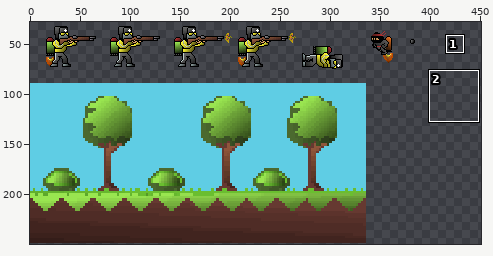
Sprite sheet -- images/Spritesheet.png. The picture above shows the old version from afar; the outline marks the close-up.
Close-up. First the earlier version:
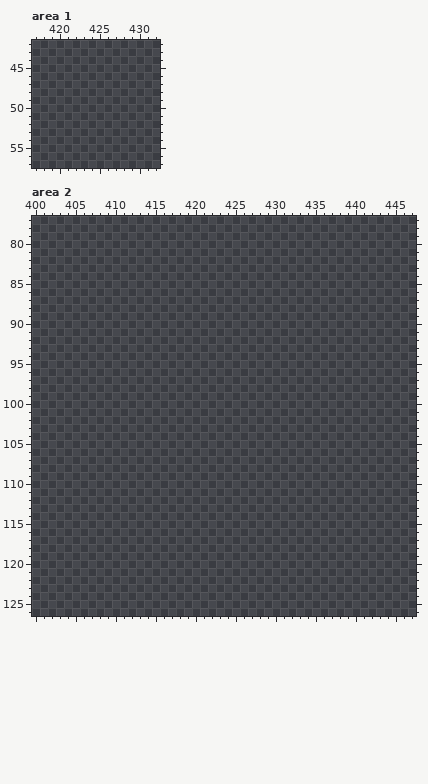
The file is 500x250 pixels. Colours within 5 levels of each other are drawn and written as one. Shown: area 1: x 417..432, y 42..57; area 2: x 400..447, y 77..126. The wide view leaves out empty margins. The commit also changed other parts of the picture, which this record leaves out.
Palette (. is transparent): 
The result:
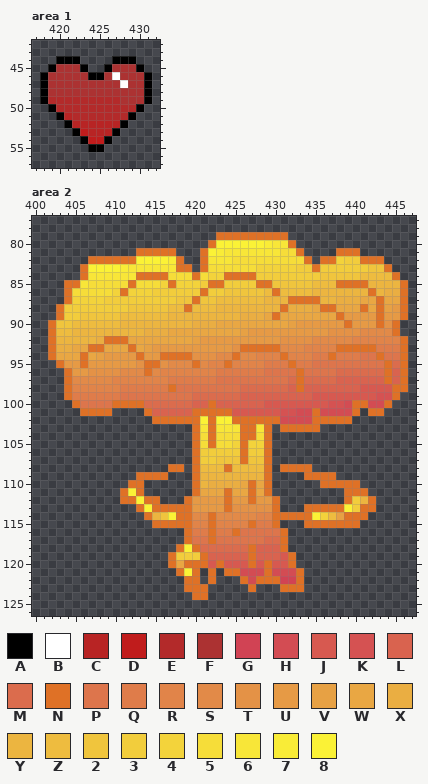
Colours new in this view: A #000000  B #ffffff  C #b82424  D #c01c1c  E #b32a2a  F #ac3232  G #d14354  H #d34c53  J #d75950  K #d55252  L #d9634f  M #db6c4d  N #df7126  P #dd754c  Q #df7c4a  R #e18449  S #e28a48  T #e49246  U #e69a45  V #e7a144  W #e9a743  X #eaae42  Y #ecb540  Z #eebc3f  2 #f0c53d  3 #f2cd3c  4 #f3d33b  5 #f6dd39  6 #f8e638  7 #f9ec37  8 #fbf236
Change:
Changed rows in their new state; - is an unchanged pixel.
Area 1:
first column x 418:
44 --AAA----AAA--
45 -AFFFA--AFFFA-
46 AFFFFFAAFBFFFA
47 AFFFFFFFFFBFFA
48 AFFFFFFFFFFFFA
49 AEEEEEEEEEFFFA
50 -AEEEEEEEEEEA-
51 --ACEEEEEEEA--
52 ---ACCCCCCA---
53 ----ADCCCA----
54 -----ADDA-----
55 ------AA------
Area 2:
first column x 402:
 79 ---------------------NNNNNNNNN---------------
 80 --------------------N888888766N--------------
 81 -----------NNNNN---N87666666655N----NNN------
 82 -----NNNNNN88887N--N666555555555N-NN433NNN---
 83 ----N88887666666NN-N5555554444433N33333322N--
 84 ----N666666NNNN555N544NNNN3333333322222ZZZZN-
 85 --NN655555N5554N4443NN3333NN22222ZZZNNNNYYYYN
 86 --N555554N444333333N3322222ZNZZZZYYYYYYYNYXXN
 87 --N444433333333322N22ZZZZZZYYYNNNNYYXXXWWNWWN
 88 -N3333333322222ZZNZZZYYYYYYYYNXXXWNNWWWNWNVUN
 89 -N3322222ZZZZZZYYYYYYYYYXXXWNWWWWWWWNUUUUNUUN
 90 N22ZZZZZZYYYYYYYYYXXXWWWWWWWWWVUUUUUUNUUUNTN-
 91 NZZYYYYYYYYYXXXWWWWWWWWWVUUUUUUUUUUTTTTSSSSN-
 92 NYYYYYXNNNWWWWWWWWVUUUUUUUUUUTTTTSSSSSRRRRRRN
 93 NXXWWNNWWWNWVUUUUUUUUUUTNNNNNSSSRRRRNNNNNQQQN
 94 NWWWNWVUUUUNUUNNNNTTTSSNSSRRRNRRRQQNQQQPPNPPN
 95 -NUUNUUUUUUTNNTSSSNSRRNRRRRQQQNQQPPPPPPPPPNMN
 96 --NUUTTTTSSSNSRRRRRRRQQQQQQPPPPNPPPPMMMMMMNLN
 97 --NSSSSSRRRRRRRQQQQQQPPPPPPPPPMNMMMMLLLLLLNLN
 98 --NRRRRRRQQQQQQNPPPPPPPPMMMMMMLNLLLLLLLJJJJNN
 99 --NQQQQQQPPPPPPPPPMMMMMMLLLLLLLLLJJJJJJJJKKN-
100 ---NPPPPNNNNMMMMMMLLNLLLLLLJJJJJJJJKKHNNHHN--
101 ----NNNN----NLLLLLNNNNNJJJJJJKKHHNHHHHN-NN---
102 -------------NNNNNN8N88NNNNNNHHHHNNNNN-------
103 ------------------N6N666NN6N-NNNNN-----------
104 ------------------N5N555NN5N-----------------
105 ------------------N5N554N44N-----------------
106 ------------------N33333N33N-----------------
107 ------------------N33222N22N-----------------
108 ---------------NN-NZZZNZZZZN-NNNN------------
109 -----------NNNN---NYYYYYYYYN----NNNN---------
110 ----------NN------NYXXXXWNWN------NNNNN------
111 ---------N8N------NWWWNWWNWN---------NNN-----
112 ---------NN8NN---NUUUUNUUNUUN--------N3YN----
113 -----------N8NNNNNUUUUNTTTTTN---NNNNN83NN----
114 ------------NY28NNSSNSSSSSRRNNNNN84ZVNNN-----
115 -------------NNNNNRRNRRRRNQQN---NNNNNNN------
116 -----------------NQQNQQNPPPPPN---------------
117 -----------------NPPNPPPPPPMMN---------------
118 ----------------N8NMMMMMMNLLLN---------------
119 ---------------N333NLLLLLNLLLJN--------------
120 ---------------NWNNNJNJJJNJNJJN--------------
121 ----------------N8N-N-NNHHHNHHHN-------------
122 -----------------NN-N---NHNNNGGN-------------
123 -----------------NNN-----N---NNN-------------
124 ------------------NN-------------------------
Pixel boxes of the changes (left, top, right, bottom) in both close-ups:
added: (40, 56, 152, 152)
added: (48, 232, 408, 600)
